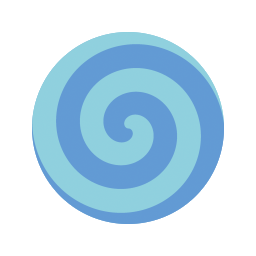
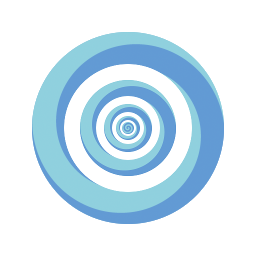
Layered file, before and after one edit (w=256, h=256). Changes by layer:
added layer "Background copy #4" above "Background copy #3" over box(120, 120, 136, 136)
added layer "Background copy #3" above "Background copy #2" over box(112, 112, 144, 144)
added layer "Background copy #2" above "Background copy #1" over box(96, 96, 160, 160)
added layer "Background copy #1" above "Background copy" over box(64, 64, 192, 192)
added layer "Background copy" above "Layer" over box(64, 64, 192, 192)
hid "Layer" over box(64, 64, 192, 192)
hid "Background" over box(64, 64, 192, 192)
